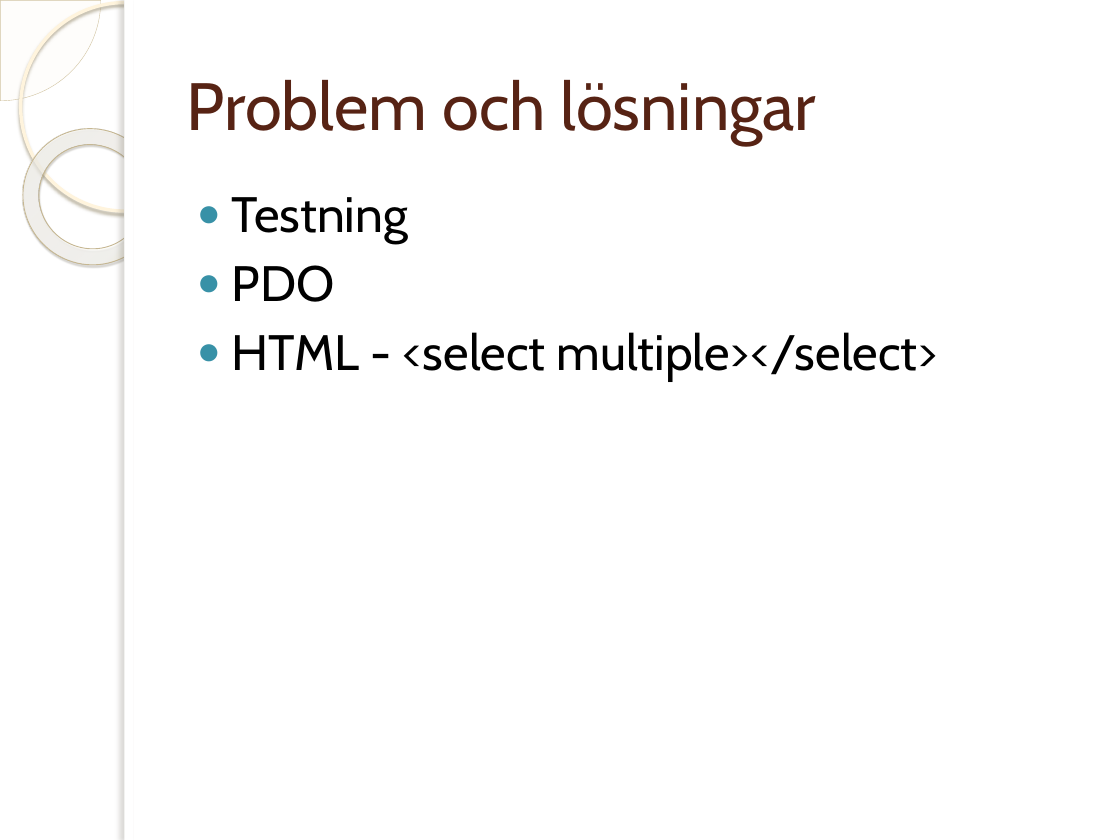
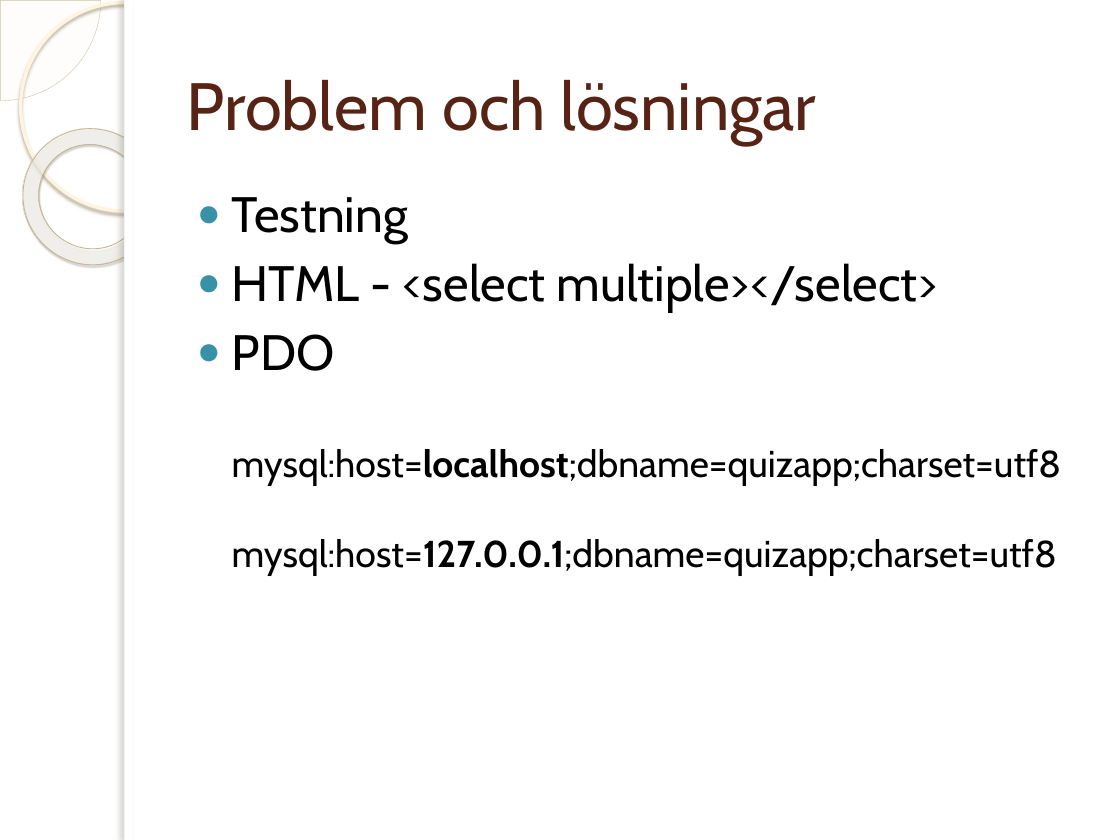
Before and after one commit to SvanteArvedson/Web-Developing-with-PHP, a slide deck: slide 11 of presentation/presentation-bildspel.pptx. Drawn at 1120x840 pixels with LibreOffice and Linux fonts; fonts in the diff are those of the drawing; background and template pictures are left out. Boxes give left, top, right and bottom in pixels: in the first picture for what was removed or moved away, otherwise in the second. Text is boxed around its words. In the diff, an @@ line names an element or a change of style, - is before the commit and + after.

```diff
--- a/presentation/presentation-bildspel.pptx
+++ b/presentation/presentation-bildspel.pptx
@@ text at box(232, 265, 335, 302): paragraph removed @@
-● PDO
@@ text at box(232, 334, 1062, 575): paragraph added @@
+● PDO
+  mysql:host=localhost;dbname=quizapp;charset=utf8
+  mysql:host=127.0.0.1;dbname=quizapp;charset=utf8
```
Also in this commit, not shown: 1 other slide changed.
